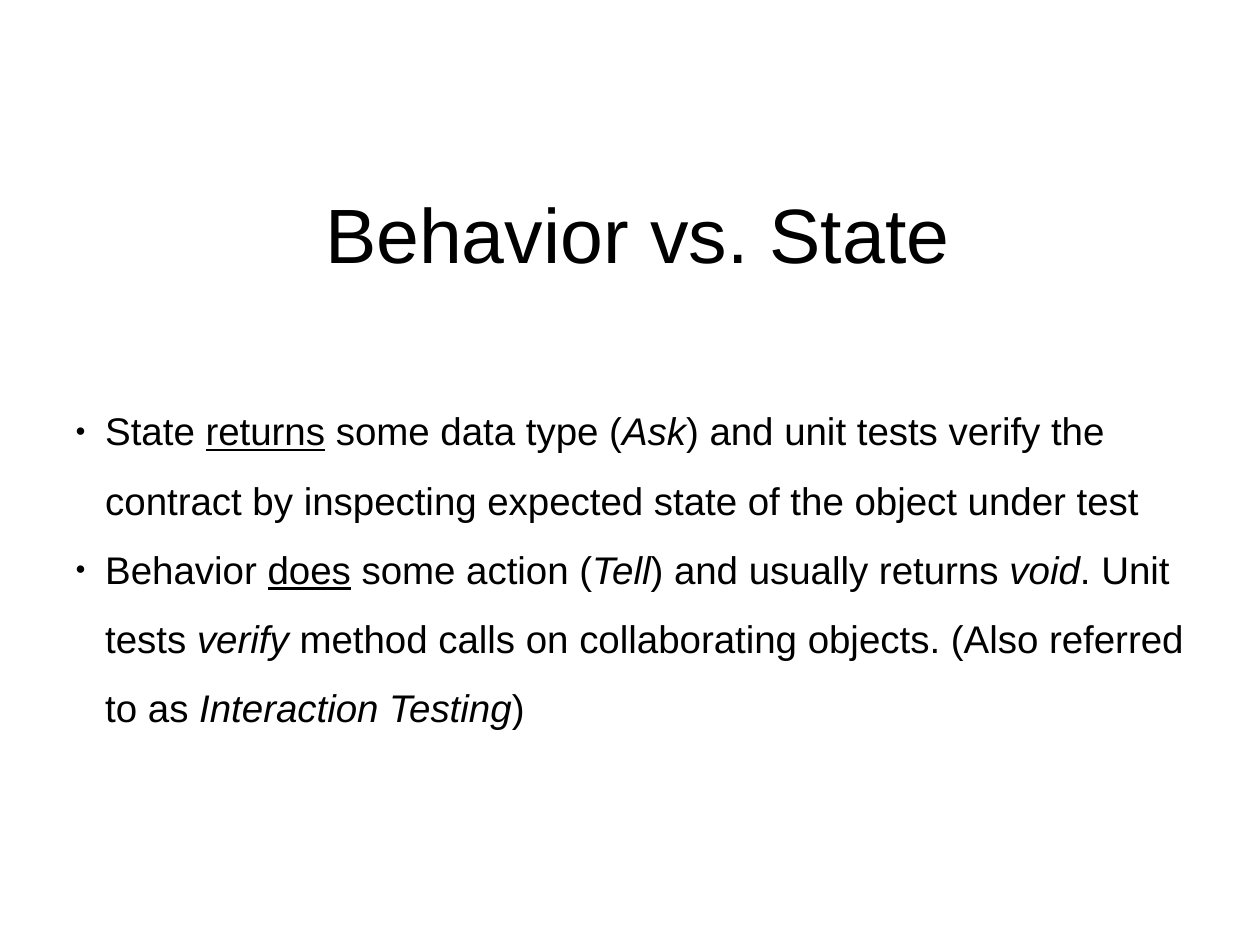
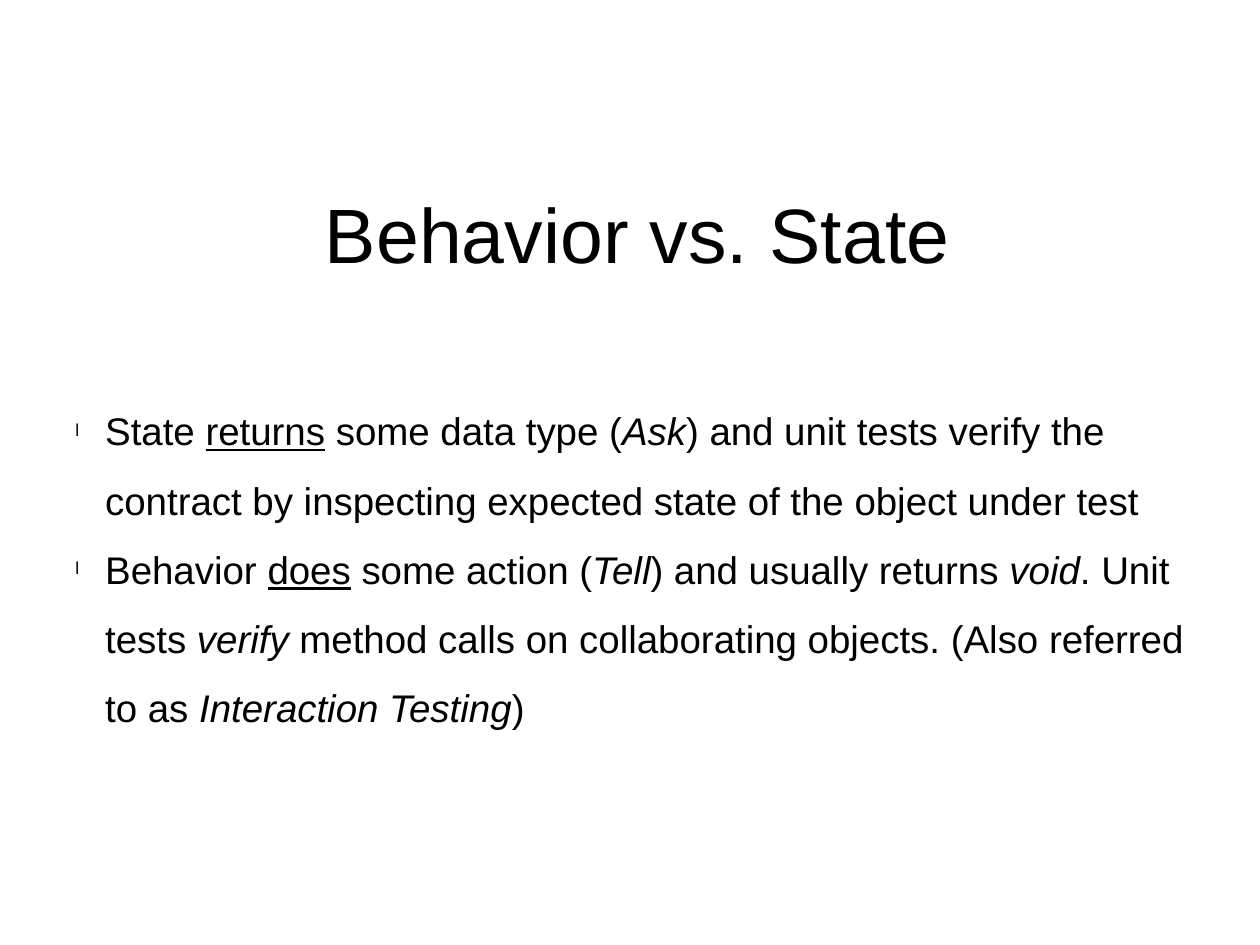
Before and after one commit to virtix/swe-795, a slide deck: slide 13 of doc/Test Doubles and Dependency Design.pptx (slide 14 before the commit). Drawn at 1260x945 pixels with LibreOffice and Linux fonts; fonts in the diff are those of the drawing. Boxes give left, top, right and bottom in pixels: in the first picture for what was removed or moved away, otherwise in the second. Text is boxed around its words. In the diff, an @@ line names an element or a change of style, - is before the commit and + after.

```diff
--- a/doc/Test Doubles and Dependency Design.pptx
+++ b/doc/Test Doubles and Dependency Design.pptx
@@ text "State returns some data type ..." at bbox=[105, 417, 1184, 730]: bullet ● to l @@
```
Also in this commit, not shown: 8 other slides changed, 1 slide added, 2 slides removed, 11 other files.
